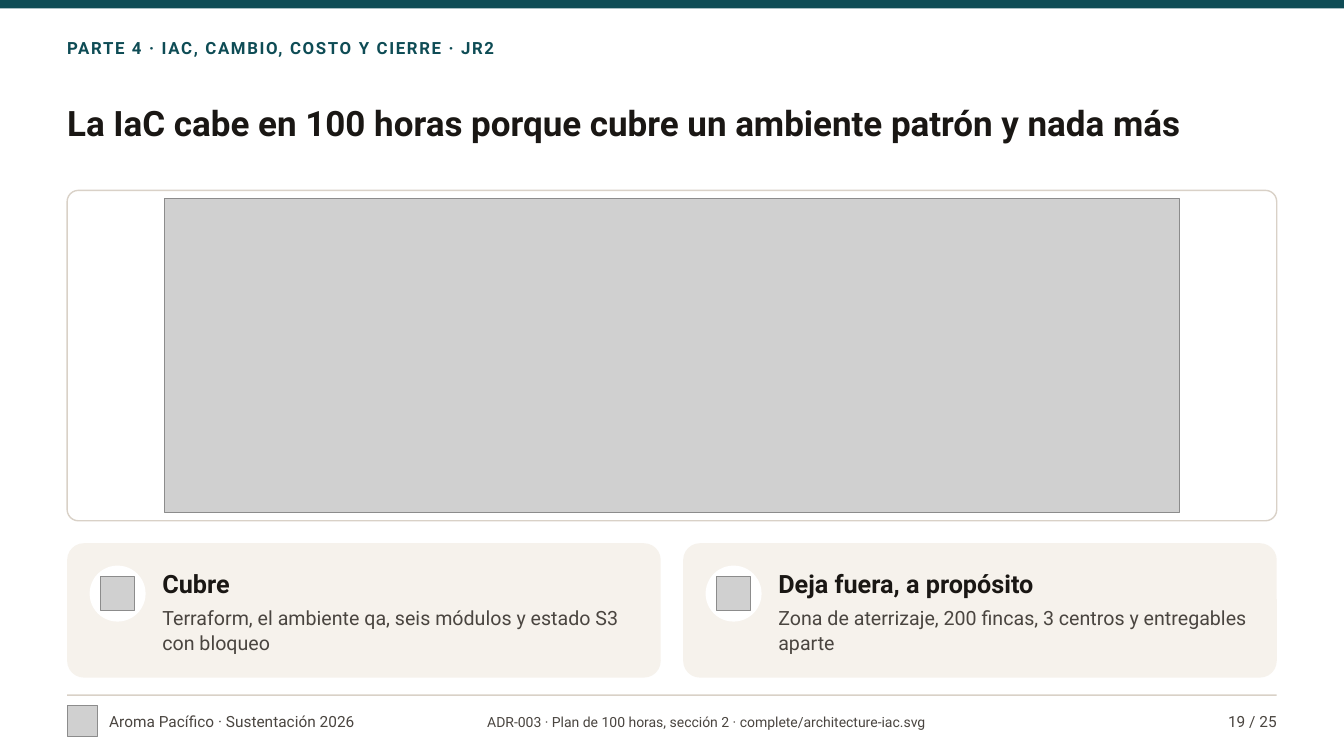
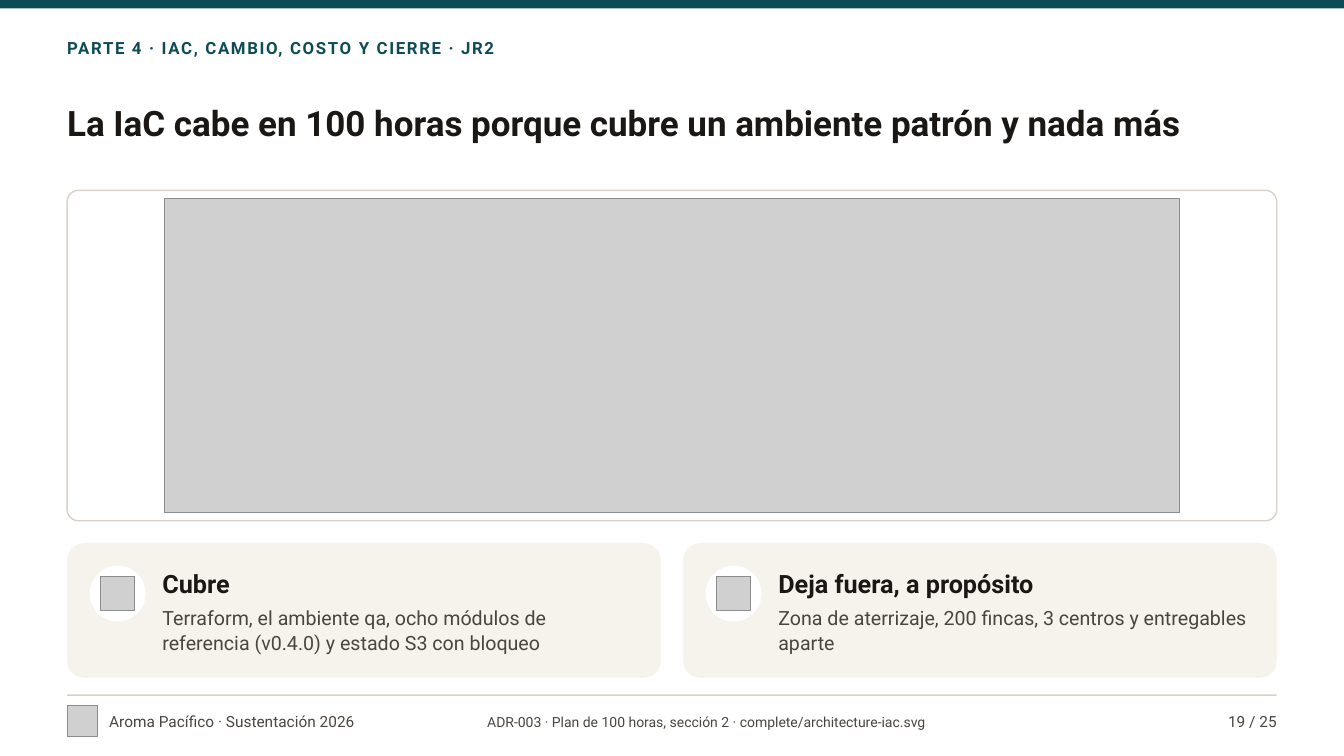
Before and after one commit to aroma-pacifico/aroma-pacifico-presentation, a slide deck: slide 19 of deck/aroma-pacifico-sustentacion.pptx. Drawn at 1344x756 pixels with LibreOffice and Linux fonts; fonts in the diff are those of the drawing; grey boxes stand for pictures. Boxes give left, top, right and bottom in pixels: in the first picture for what was removed or moved away, otherwise in the second. Text is boxed around its words. In the diff, an @@ line names an element or a change of style, - is before the commit and + after.

```diff
--- a/deck/aroma-pacifico-sustentacion.pptx
+++ b/deck/aroma-pacifico-sustentacion.pptx
@@ text at box(162, 610, 546, 654): text changed @@
-Terraform, el ambiente qa, seis módulos y estado S3 con bloqueo
+Terraform, el ambiente qa, ocho módulos de referencia (v0.4.0) y estado S3 con bloqueo
```
Also in this commit, not shown: 3 other slides changed, 6 other files.
